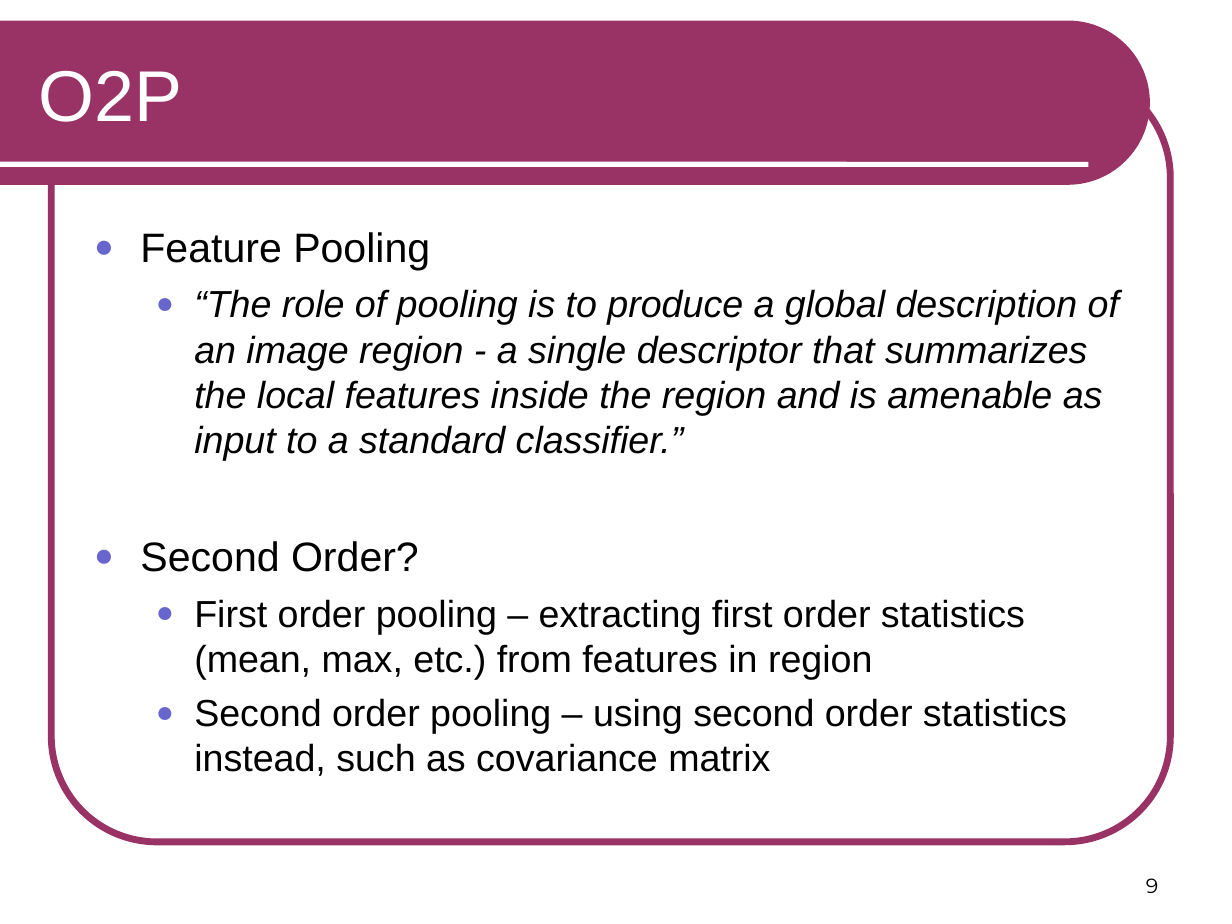
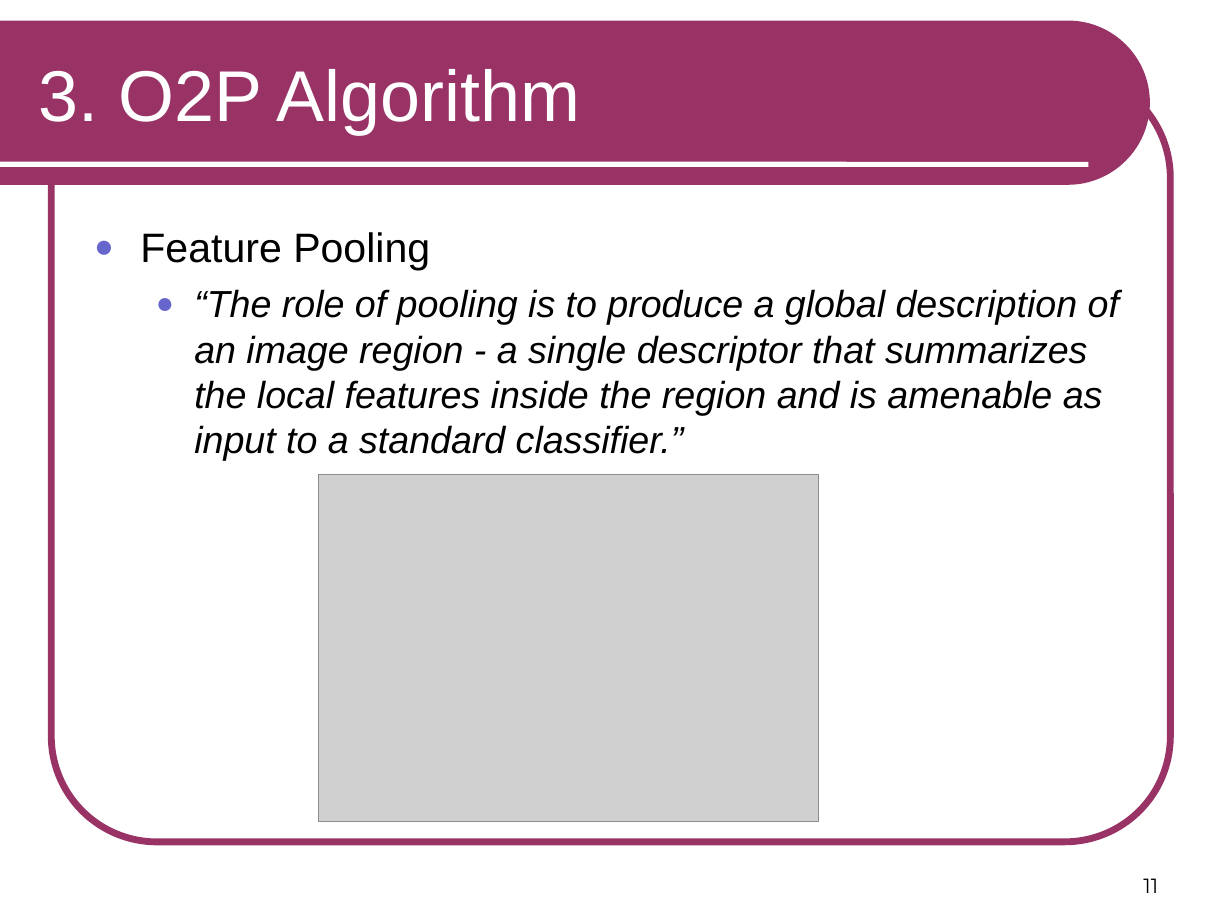
Before and after one commit to RSIP/SSI-SemanticSegmentation, a slide deck: slide 11 of template_slides.ppt (slide 9 before the commit). Drawn at 1232x924 pixels with LibreOffice and Linux fonts; fonts in the diff are those of the drawing; grey boxes stand for pictures. Boxes give left, top, right and bottom in pixels: in the first picture for what was removed or moved away, otherwise in the second. Text is boxed around its words. In the diff, an @@ line names an element or a change of style, - is before the commit and + after.

```diff
--- a/template_slides.ppt
+++ b/template_slides.ppt
@@ title at <box>39,69,580,134</box>: text changed @@
-O2P
+3. O2P Algorithm
@@ picture added at <box>319,474,819,822</box> @@
@@ text at <box>140,541,1067,776</box>: paragraphs removed @@
-● Second Order?
-  ● First order pooling – extracting first order statistics (mean, max, etc.) from features in region
-  ● Second order pooling – using second order statistics instead, such as covariance matrix
@@ page number at <box>1143,878,1158,893</box>: text changed @@
-9
+11
```
Also in this commit, not shown: 16 other slides changed, 8 slides added, 2 slides removed.
